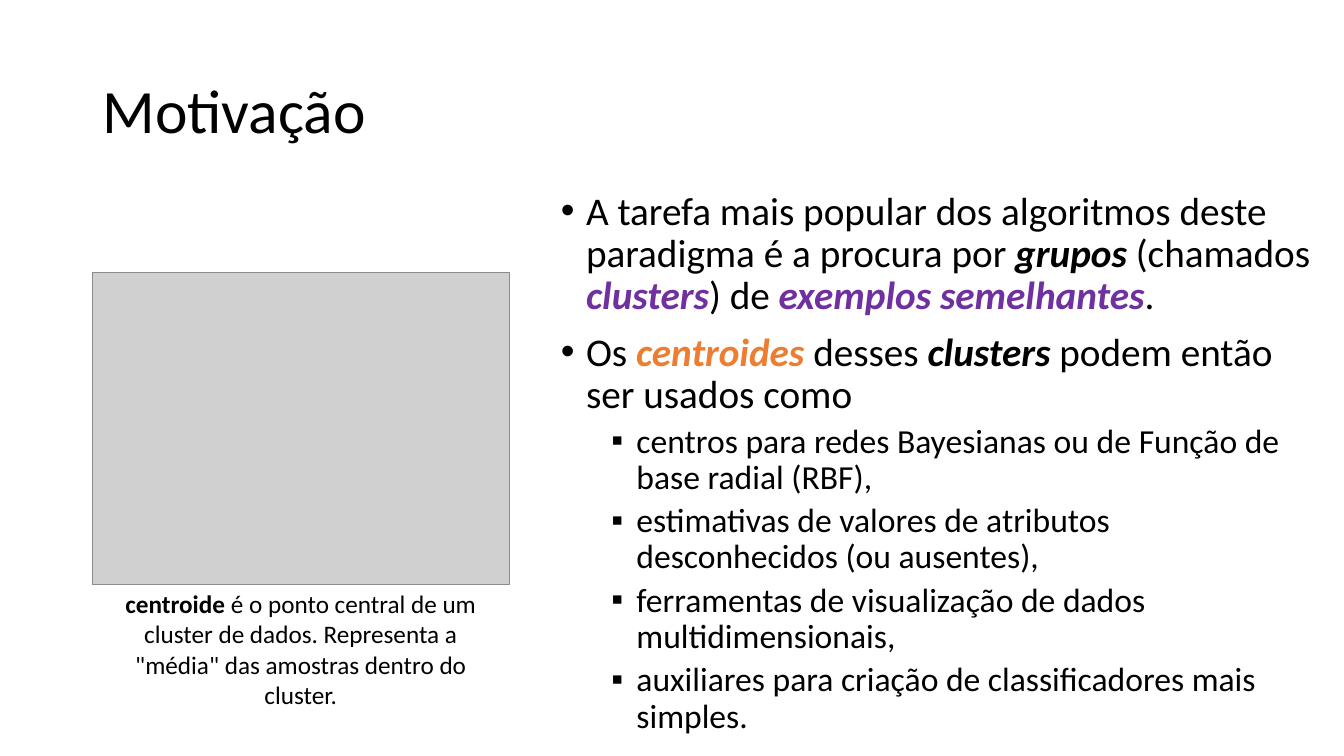
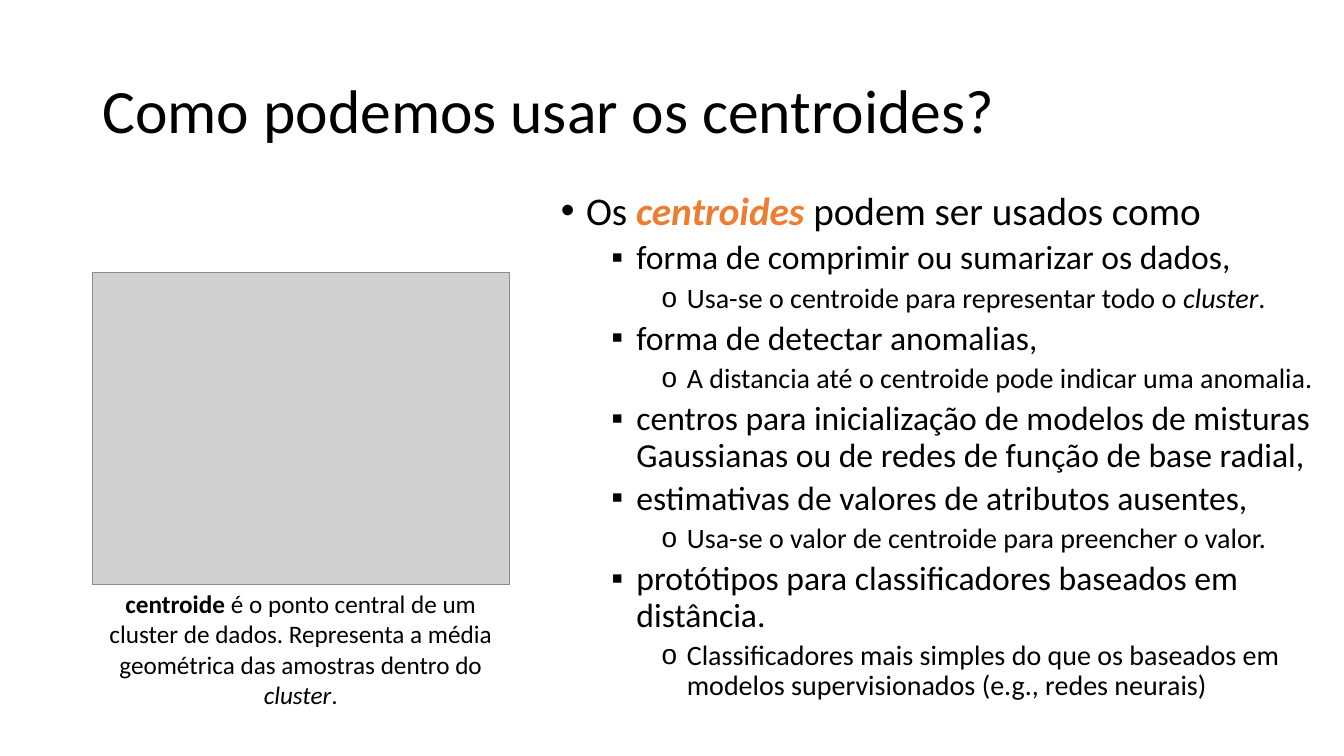
Before and after one commit to zz4fap/t320_aprendizado_de_maquina, a slide deck: slide 9 of slides/T320_kMeans.pptx (slide 5 before the commit). Drawn at 1344x756 pixels with LibreOffice and Linux fonts; fonts in the diff are those of the drawing; grey boxes stand for pictures. Boxes give left, top, right and bottom in pixels: in the first picture for what was removed or moved away, otherwise in the second. Text is boxed around its words. In the diff, an @@ line names an element or a change of style, - is before the commit and + after.

Commit message:
new slides

```diff
--- a/slides/T320_kMeans.pptx
+++ b/slides/T320_kMeans.pptx
@@ title at [102, 90, 994, 143]: text changed @@
-Motivação
+Como podemos usar os centroides?
@@ text at [586, 197, 1312, 700]: text changed @@
-• A tarefa mais popular dos algoritmos deste paradigma é a procura por grupos (chamados clusters) de exemplos semelhantes.
-• Os centroides desses clusters podem então ser usados como
-  ▪ centros para redes Bayesianas ou de Função de base radial (RBF),
-  ▪ estimativas de valores de atributos desconhecidos (ou ausentes),
-  ▪ ferramentas de visualização de dados multidimensionais,
-  ▪ auxiliares para criação de classificadores mais simples.
+• Os centroides podem ser usados como
+  ▪ forma de comprimir ou sumarizar os dados,
+    o Usa-se o centroide para representar todo o cluster.
+  ▪ forma de detectar anomalias,
+    o A distancia até o centroide pode indicar uma anomalia.
+  ▪ centros para inicialização de modelos de misturas Gaussianas ou de redes de função de base radial,
+  ▪ estimativas de valores de atributos ausentes,
+    o Usa-se o valor de centroide para preencher o valor.
+  ▪ protótipos para classificadores baseados em distância.
+    o Classificadores mais simples do que os baseados em modelos supervisionados (e.g., redes neurais)
@@ text at [109, 595, 492, 705]: text changed @@
-centroide é o ponto central de um cluster de dados. Representa a "média" das amostras dentro do cluster.
+centroide é o ponto central de um cluster de dados. Representa a média geométrica das amostras dentro do cluster.
```
Also in this commit, not shown: 11 other slides changed, 4 slides added, 4 slides removed, 2 other files.
